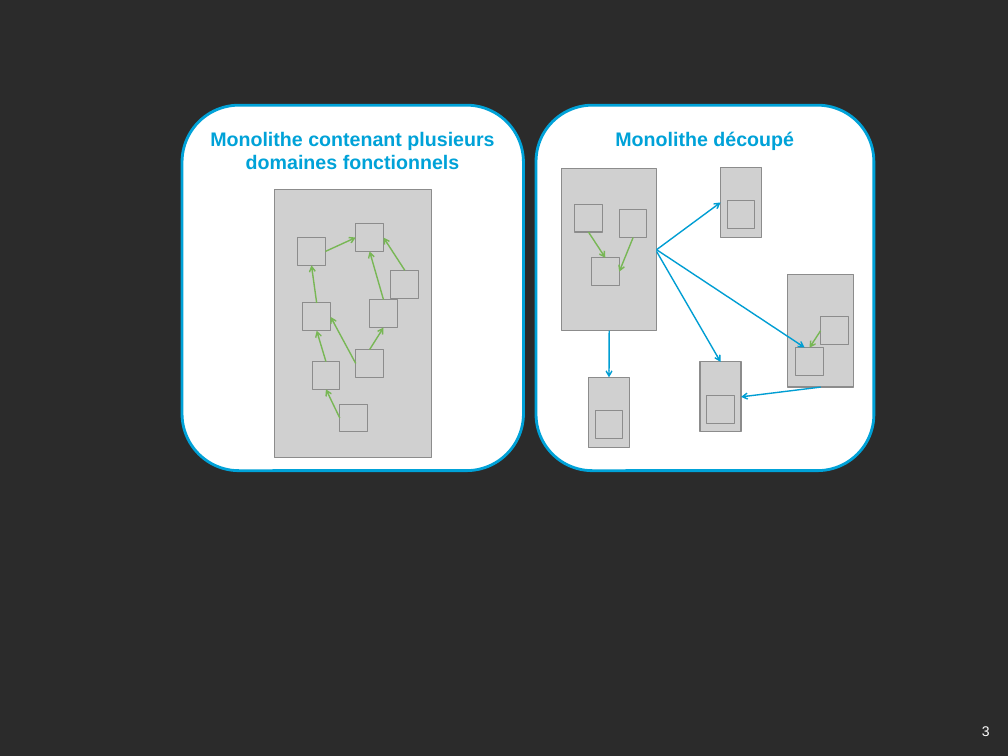
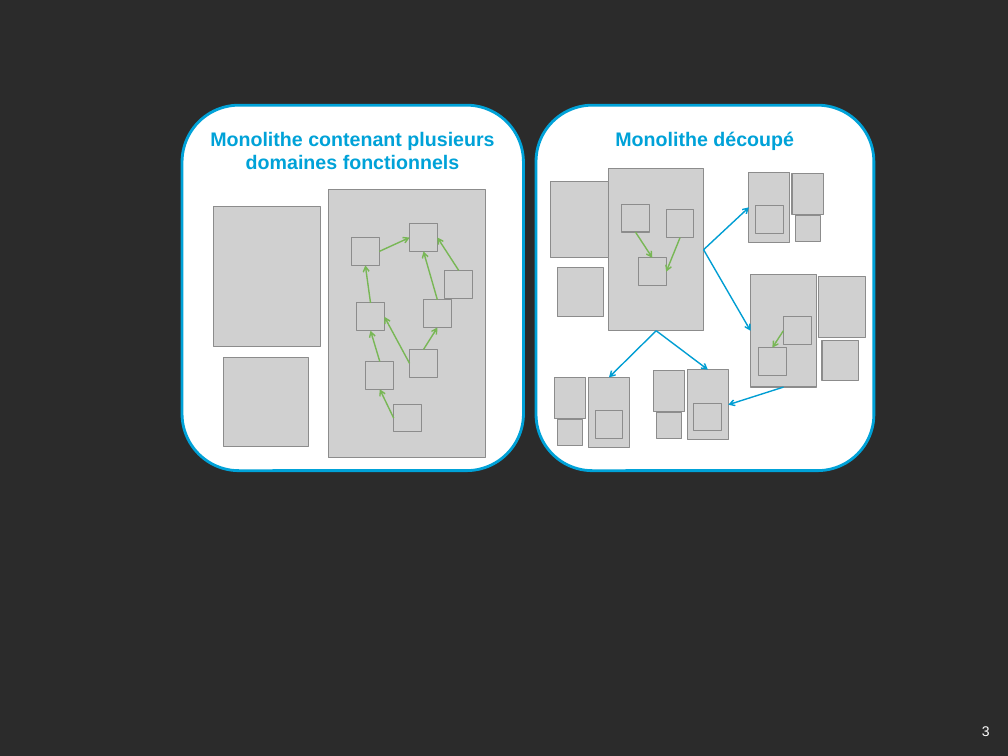
Before and after one commit to archiloque/blog, a slide deck: slide 3 of microservices/illus.pptx. Drawn at 1008x756 pixels with LibreOffice and Linux fonts; fonts in the diff are those of the drawing; grey boxes stand for pictures; background and template pictures are left out; a plain dark background stands for a picture behind light text. Boxes give left, top, right and bottom in pixels: in the first picture for what was removed or moved away, otherwise in the second. Text is boxed around its words. In the diff, an @@ line names an element or a change of style, - is before the commit and + after.

```diff
--- a/microservices/illus.pptx
+++ b/microservices/illus.pptx
@@ picture: place and size @@
-picture at (561, 168, 656, 331)
+picture at (609, 168, 704, 331)
@@ picture: place and size @@
-picture at (721, 167, 762, 238)
+picture at (749, 172, 790, 243)
@@ picture added at (792, 173, 824, 215) @@
@@ picture added at (214, 207, 321, 347) @@
@@ picture added at (550, 181, 609, 258) @@
@@ arrow moved from (656, 250) - (721, 203) to (704, 250) - (749, 208) @@
@@ picture: place and size @@
-picture at (727, 201, 755, 229)
+picture at (756, 206, 784, 234)
@@ 3 pictures, 2 arrows: place and size @@
-3 pictures, 2 arrows at (575, 205, 647, 286)
+3 pictures, 2 arrows at (622, 205, 695, 286)
@@ picture added at (795, 216, 821, 242) @@
@@ picture added at (557, 268, 604, 318) @@
@@ arrow moved from (656, 250) - (804, 348) to (704, 250) - (751, 331) @@
@@ picture added at (818, 276, 865, 338) @@
@@ 9 pictures, 8 arrows: place and size @@
-9 pictures, 8 arrows at (274, 190, 431, 458)
+9 pictures, 8 arrows at (329, 190, 486, 458)
@@ picture: place and size @@
-picture at (821, 317, 849, 345)
+picture at (783, 317, 811, 345)
@@ picture added at (224, 358, 308, 448) @@
@@ arrow moved from (609, 331) - (609, 377) to (656, 331) - (609, 377) @@
@@ arrow moved from (656, 251) - (721, 362) to (656, 331) - (708, 370) @@
@@ 2 pictures, 1 arrow: place and size @@
-2 pictures, 1 arrow at (787, 274, 853, 387)
+2 pictures, 1 arrow at (751, 274, 816, 387)
@@ picture added at (822, 341, 859, 380) @@
@@ picture added at (554, 377, 586, 418) @@
@@ picture added at (653, 370, 684, 411) @@
@@ picture: place and size @@
-picture at (700, 362, 741, 432)
+picture at (687, 370, 729, 440)
@@ arrow moved from (821, 387) - (741, 397) to (783, 387) - (729, 405) @@
@@ picture added at (557, 419, 583, 446) @@
@@ picture added at (656, 412, 681, 438) @@
@@ picture: place and size @@
-picture at (707, 395, 735, 423)
+picture at (694, 403, 722, 431)
```
Also in this commit, not shown: 2 other files.
